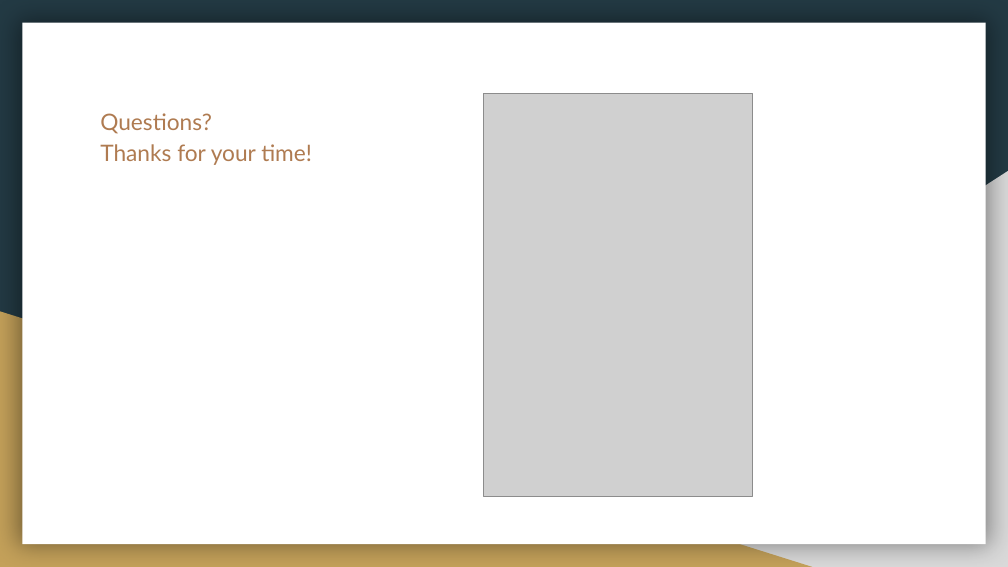
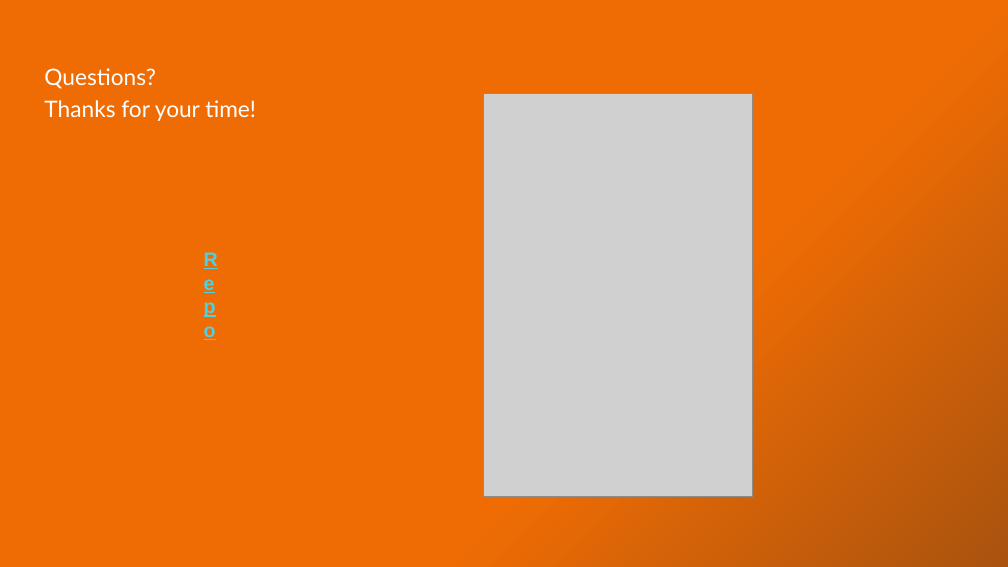
Before and after one commit to xkondix/aiSandbox-JAVA-SPIRNG, a slide deck: slide 40 of assets/LangChain4j with Spring Boot.pptx (slide 26 before the commit). Drawn at 1008x567 pixels with LibreOffice and Linux fonts; fonts in the diff are those of the drawing; grey boxes stand for pictures. Boxes give left, top, right and bottom in pixels: in the first picture for what was removed or moved away, otherwise in the second. Text is boxed around its words. In the diff, an @@ line names an element or a change of style, - is before the commit and + after.

```diff
--- a/assets/LangChain4j with Spring Boot.pptx
+++ b/assets/LangChain4j with Spring Boot.pptx
@@ background #233A44 to gradient #EF6C04 to #A9530F @@
@@ rectangle removed at [22, 23, 986, 544] @@
@@ title "Questions? Thanks for your time!": place and size @@
-title "Questions? Thanks for your time!" at [100, 113, 312, 165]
+title "Questions? Thanks for your time!" at [44, 68, 256, 121]
@@ title "Questions? Thanks for your time!" at [44, 68, 256, 121]: text colour #AF7B51 to #FFFFFF @@
@@ right triangle removed at [395, 171, 1008, 567] @@
@@ text added at [194, 237, 223, 352], 14 pt, text #4DD0E1, bold, underline @@
+Repo
@@ right triangle removed at [0, 311, 812, 567] @@
```
Also in this commit, not shown: 18 other slides changed, 21 slides added, 7 slides removed, 8 other files.
